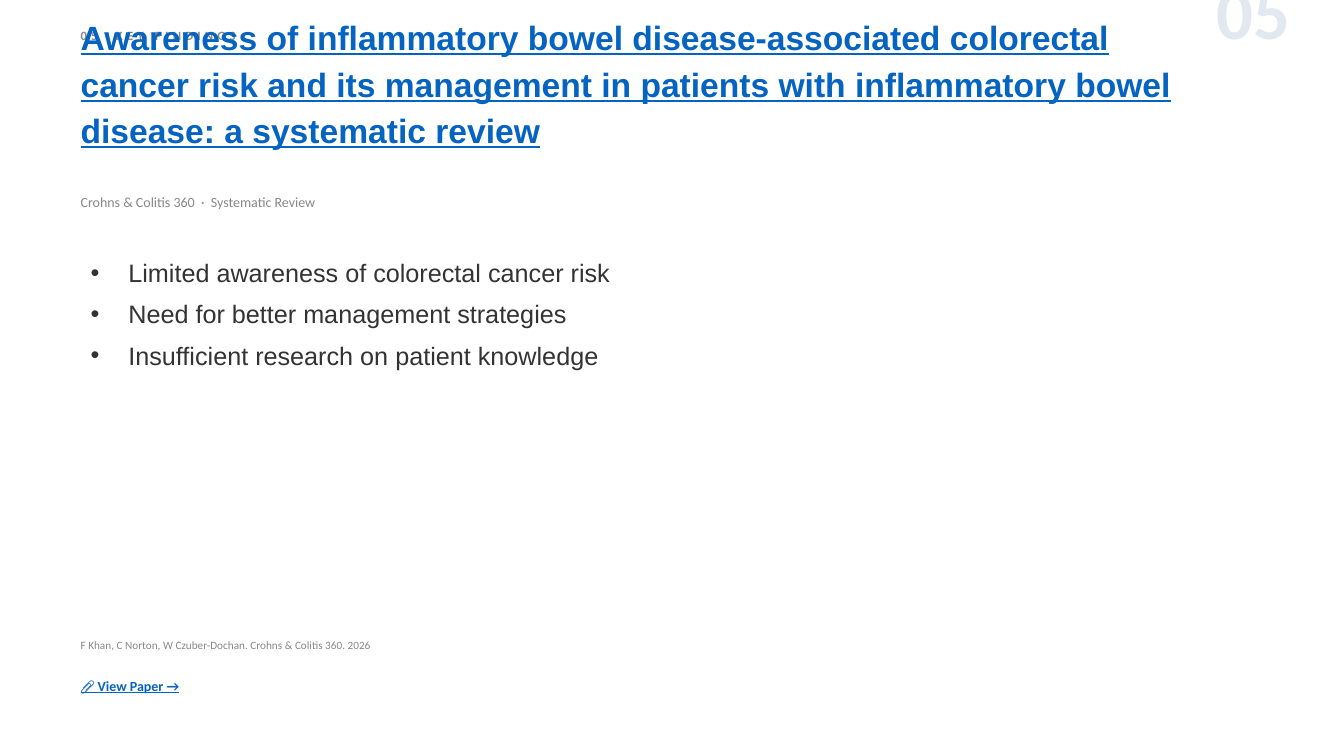
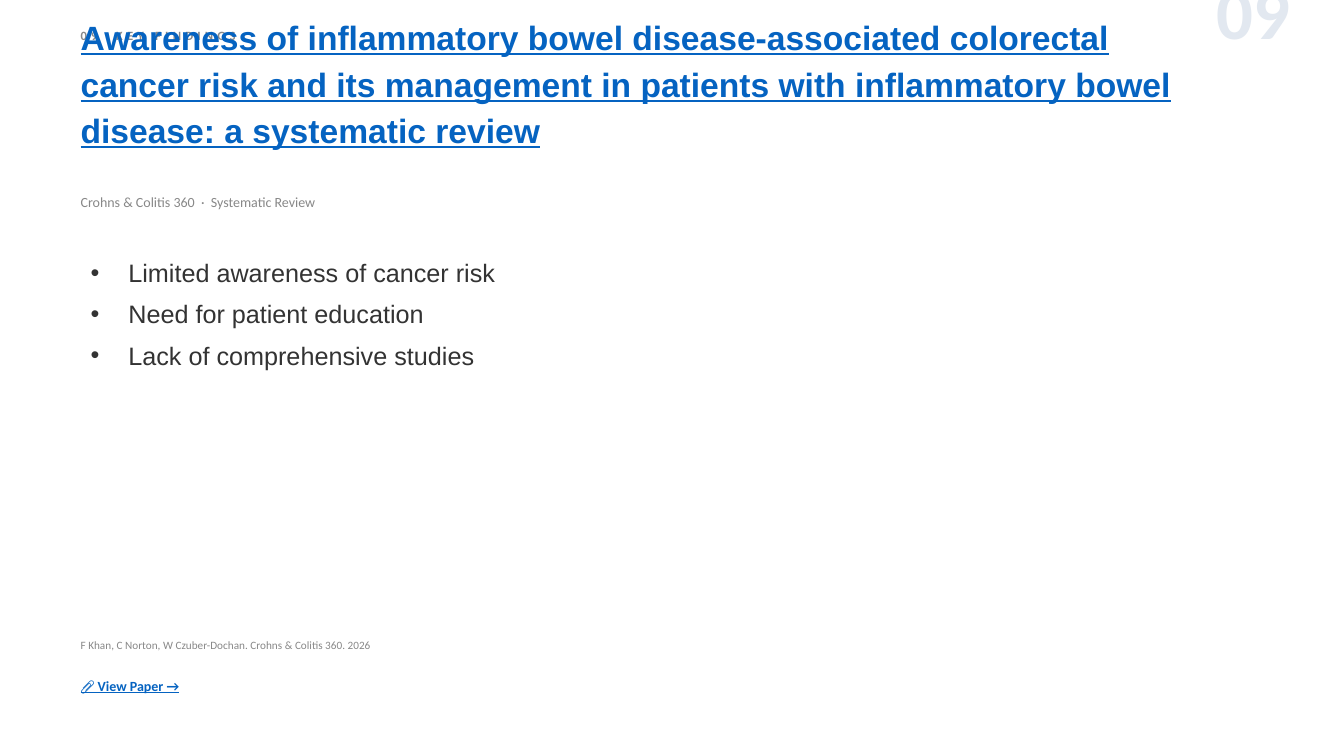
Before and after one commit to jejenhu-maker/colorectal-weekly-digest, a slide deck: slide 11 of docs/digest-en.pptx (slide 7 before the commit). Drawn at 1344x756 pixels with LibreOffice and Linux fonts; fonts in the diff are those of the drawing. Boxes give left, top, right and bottom in pixels: in the first picture for what was removed or moved away, otherwise in the second. Text is boxed around its words. In the diff, an @@ line names an element or a change of style, - is before the commit and + after.

```diff
--- a/docs/digest-en.pptx
+++ b/docs/digest-en.pptx
@@ text at box(1008, 10, 1291, 10): text changed @@
-05
+09
@@ text at box(128, 263, 495, 370): text changed @@
-• Limited awareness of colorectal cancer risk
-• Need for better management strategies
-• Insufficient research on patient knowledge
+• Limited awareness of cancer risk
+• Need for patient education
+• Lack of comprehensive studies
```
Also in this commit, not shown: 10 other slides changed, 3 slides added, 3 slides removed, 2 other files.
